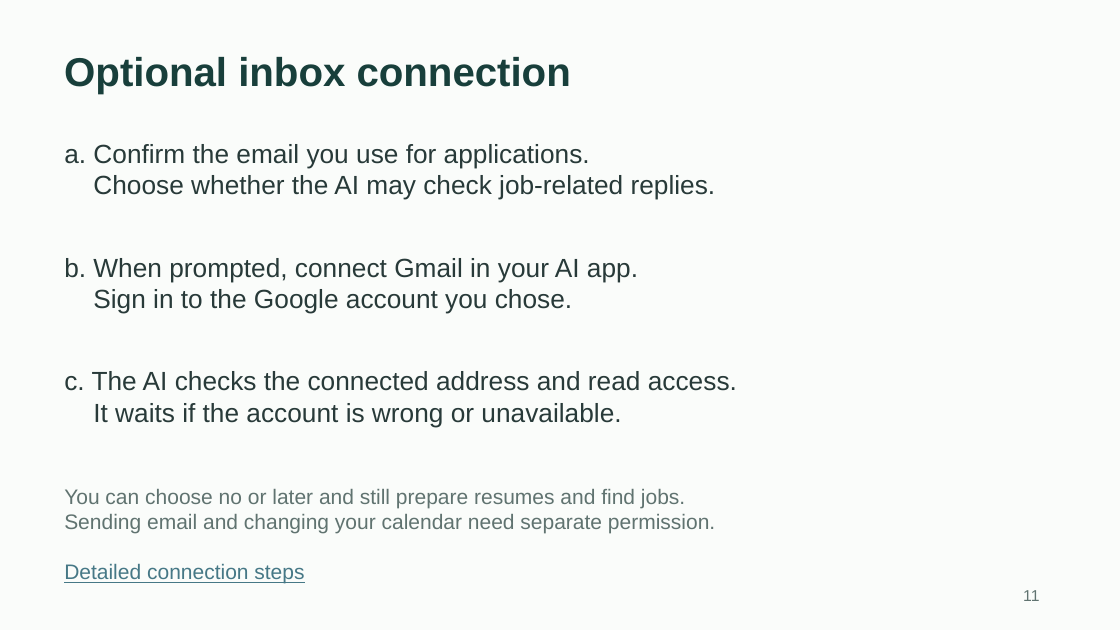
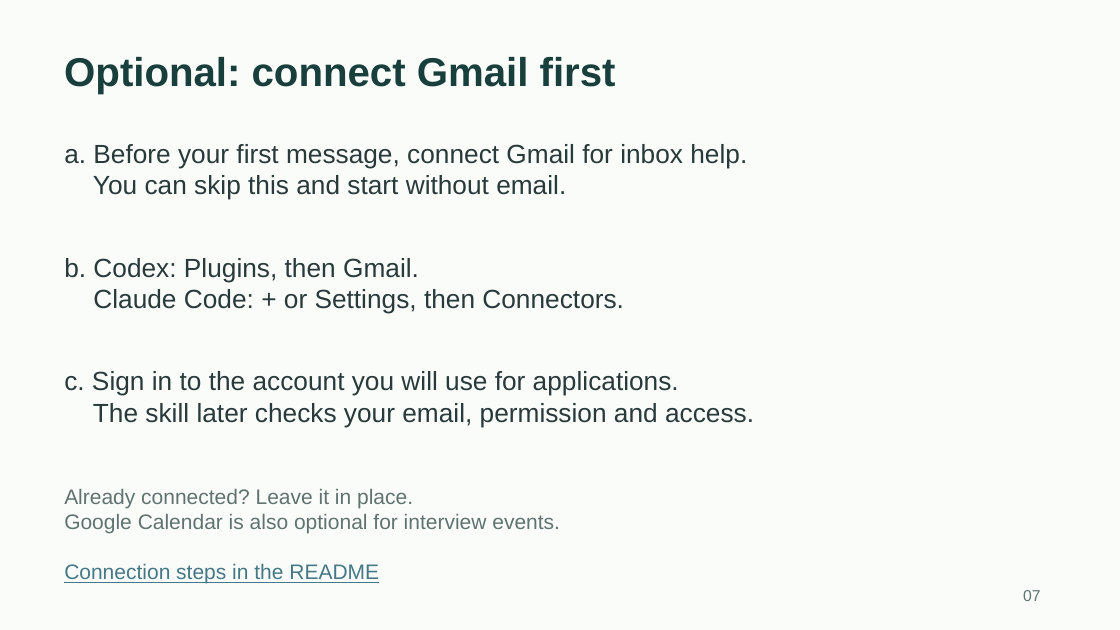
Before and after one commit to toughdave/job-search, a slide deck: slide 7 of docs/job-search-guide.pptx (slide 11 before the commit). Drawn at 1120x630 pixels with LibreOffice and Linux fonts; fonts in the diff are those of the drawing. Boxes give left, top, right and bottom in pixels: in the first picture for what was removed or moved away, otherwise in the second. Text is boxed around its words. In the diff, an @@ line names an element or a change of style, - is before the commit and + after.

Commit message:
Offer optional mail connections before skill installation

```diff
--- a/docs/job-search-guide.pptx
+++ b/docs/job-search-guide.pptx
@@ text at <box>64,57,616,94</box>: text changed @@
-Optional inbox connection
+Optional: connect Gmail first
@@ text at <box>64,144,747,200</box>: text changed @@
-a. Confirm the email you use for applications.
-Choose whether the AI may check job-related replies.
+a. Before your first message, connect Gmail for inbox help.
+You can skip this and start without email.
@@ text at <box>64,258,624,314</box>: text changed @@
-b. When prompted, connect Gmail in your AI app.
-Sign in to the Google account you chose.
+b. Codex: Plugins, then Gmail.
+Claude Code: + or Settings, then Connectors.
@@ text at <box>64,371,754,428</box>: text changed @@
-c. The AI checks the connected address and read access.
-It waits if the account is wrong or unavailable.
+c. Sign in to the account you will use for applications.
+The skill later checks your email, permission and access.
@@ text at <box>64,489,560,534</box>: text changed @@
-You can choose no or later and still prepare resumes and find jobs.
-Sending email and changing your calendar need separate permission.
+Already connected? Leave it in place.
+Google Calendar is also optional for interview events.
@@ text at <box>64,564,379,584</box>: text changed @@
-Detailed connection steps
+Connection steps in the README
@@ text at <box>1023,590,1040,601</box>: text changed @@
-11
+07
```
Also in this commit, not shown: 4 other slides changed, 6 other files.
